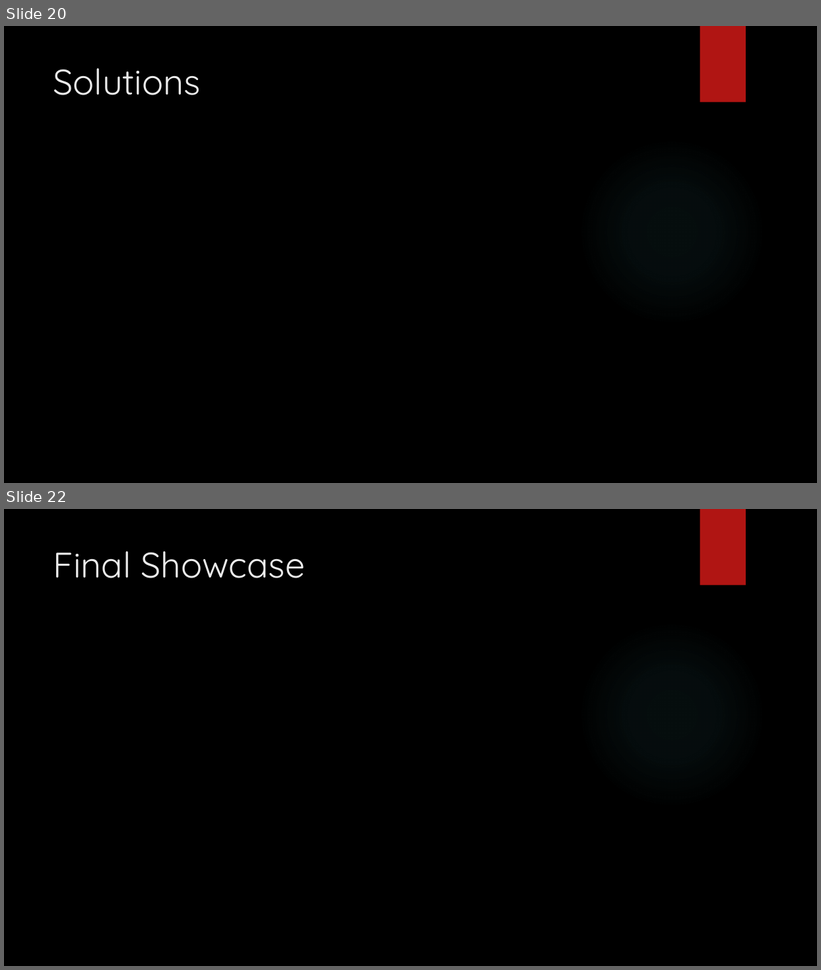
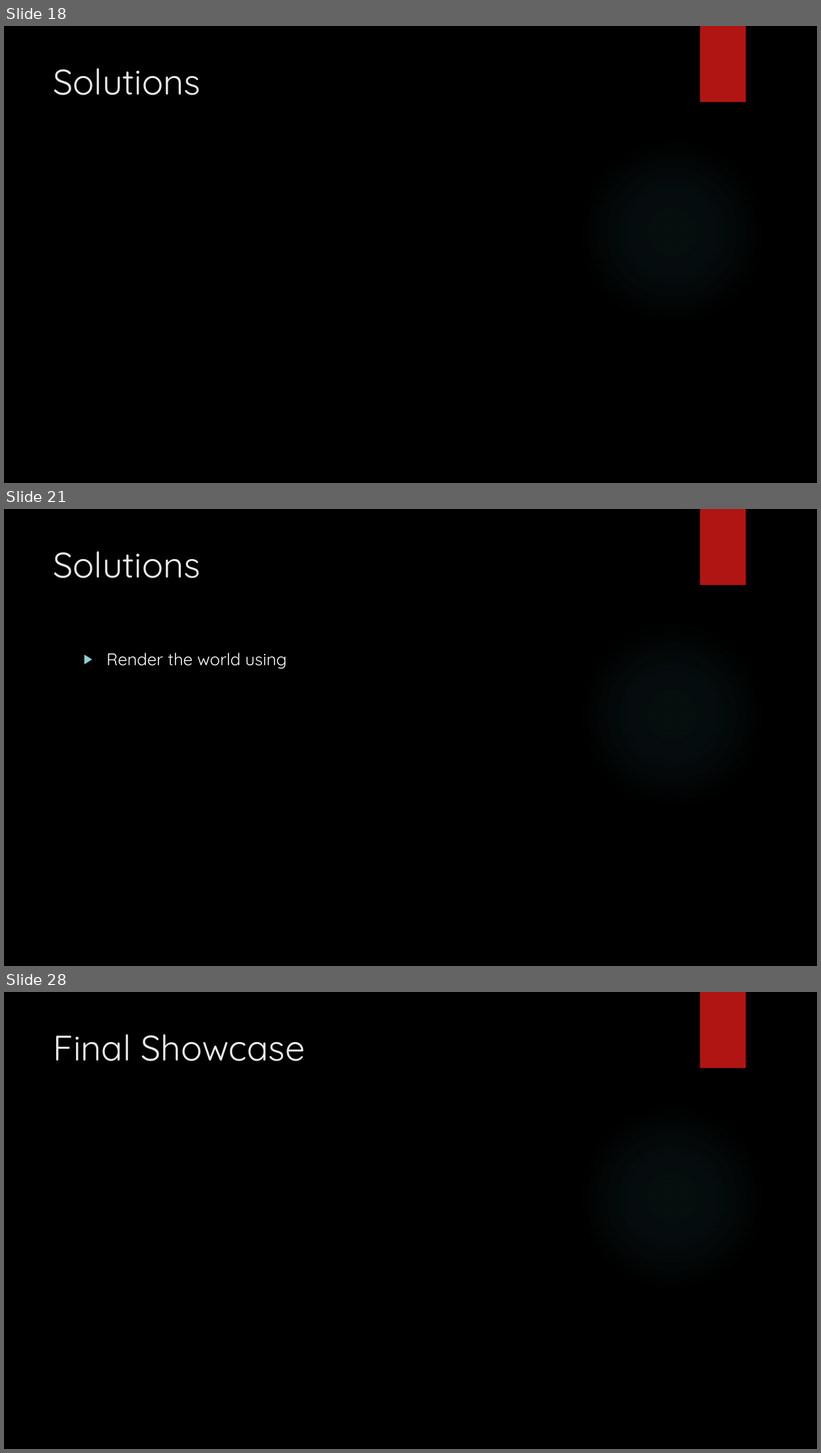
Before and after one commit to jaminologist/GopherLife, a slide deck: GopherLife.pptx. Shown one above the other, each under a label of ours: slides 20 and 22 before the commit, slides 18, 21 and 28 after it; the slides between them are not shown. The pictures are 821x970 and 821x1453 pixels, drawn with LibreOffice and Linux fonts; fonts in the diff are those of the drawing; background and template pictures are left out. Boxes give left, top, right and bottom in pixels: in the first picture for what was removed or moved away, otherwise in the second. Text is boxed around its words. In the diff, an @@ line names an element or a change of style, - is before the commit and + after.

Commit message:
Added New text to the world render

```diff
--- a/GopherLife.pptx
+++ b/GopherLife.pptx
@@ slide 21 added at (4, 509, 817, 966), background picture (left out); not listed: 2 template elements that a slide beside it also shows @@
@@ title added at (54, 551, 201, 578), 42 pt, text #EBEBEB @@
+Solutions
@@ text added at (106, 653, 287, 669), 20 pt, text #FFFFFF @@
+▶ Render the world using
@@ what was slide 20 is now slide 18 @@
@@ what was slide 22 is now slide 28 @@
```
Also in this commit, not shown: 5 slides changed, 5 other slides added, 4 other files.
